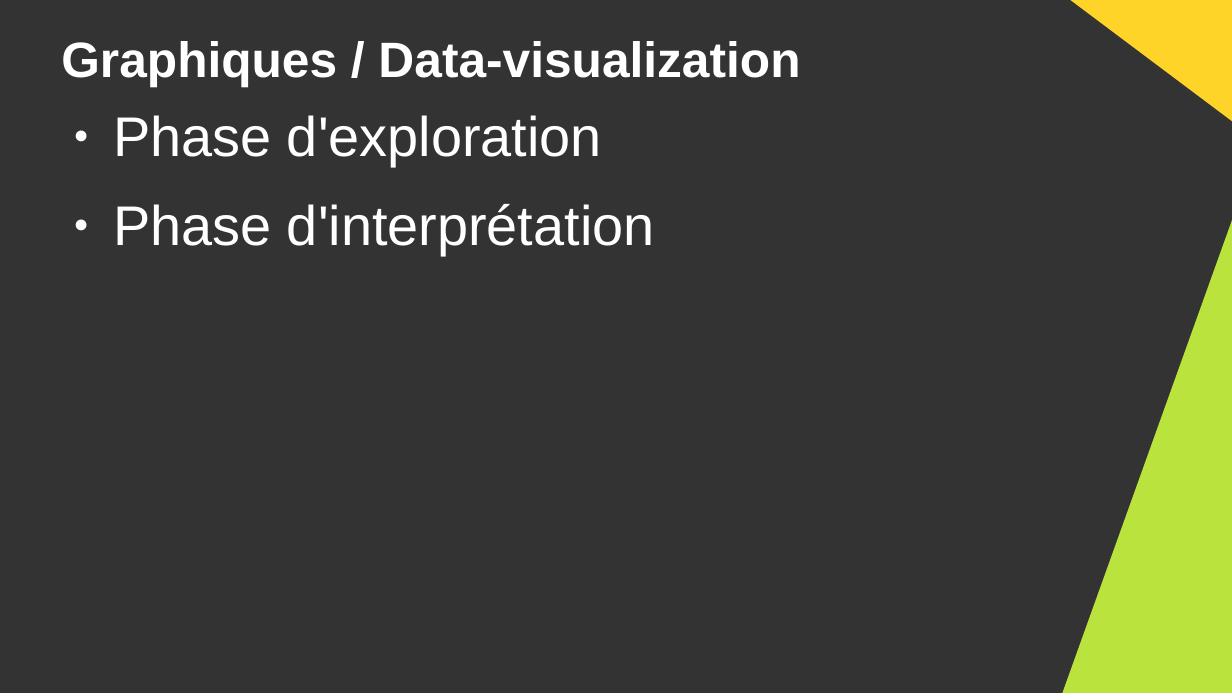
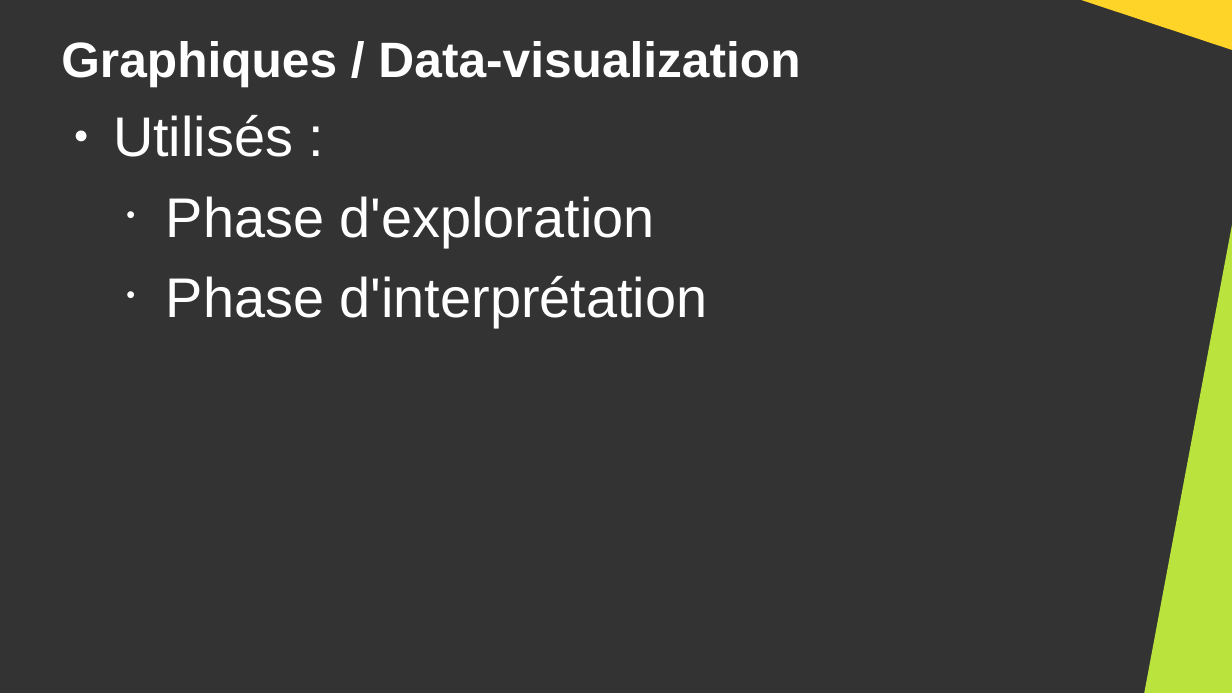
Before and after one commit to DanYellow/cours, a slide deck: slide 4 of big-data-s4/travaux-pratiques/numero-7/presentation.odp. Drawn at 1232x693 pixels with LibreOffice and Linux fonts; fonts in the diff are those of the drawing. Boxes give left, top, right and bottom in pixels: in the first picture for what was removed or moved away, otherwise in the second. Text is boxed around its words. In the diff, an @@ line names an element or a change of style, - is before the commit and + after.

Commit message:
Update data-journalisme lectures

```diff
--- a/big-data-s4/travaux-pratiques/numero-7/presentation.odp
+++ b/big-data-s4/travaux-pratiques/numero-7/presentation.odp
@@ right triangle: place and size @@
-right triangle at bbox=[1062, 0, 1232, 127]
+right triangle at bbox=[1063, 0, 1232, 53]
@@ text at bbox=[113, 115, 293, 157]: paragraph added @@
+● Utilisés :
@@ text at bbox=[166, 196, 708, 327]: bullet ● to •; list level 1 to 2 in "Phase d'exploration"; list level 1 to 2 in "Phase d'interprétation" @@
@@ right triangle: place and size @@
-right triangle at bbox=[1062, 215, 1232, 693]
+right triangle at bbox=[1145, 215, 1232, 693]
```
Also in this commit, not shown: 25 other slides changed, 2 slides added, 1 slide removed, 4 other files.
